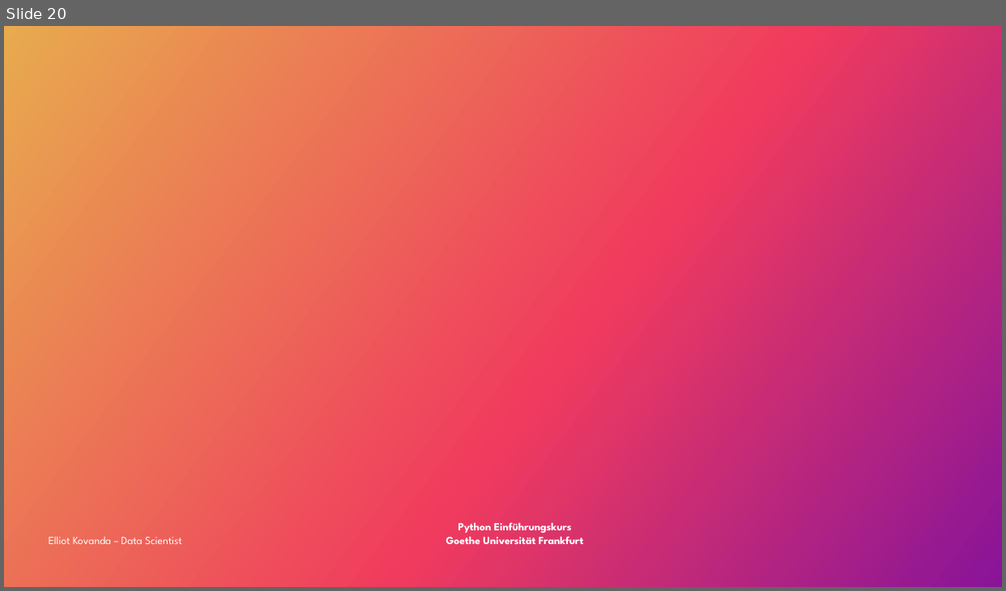
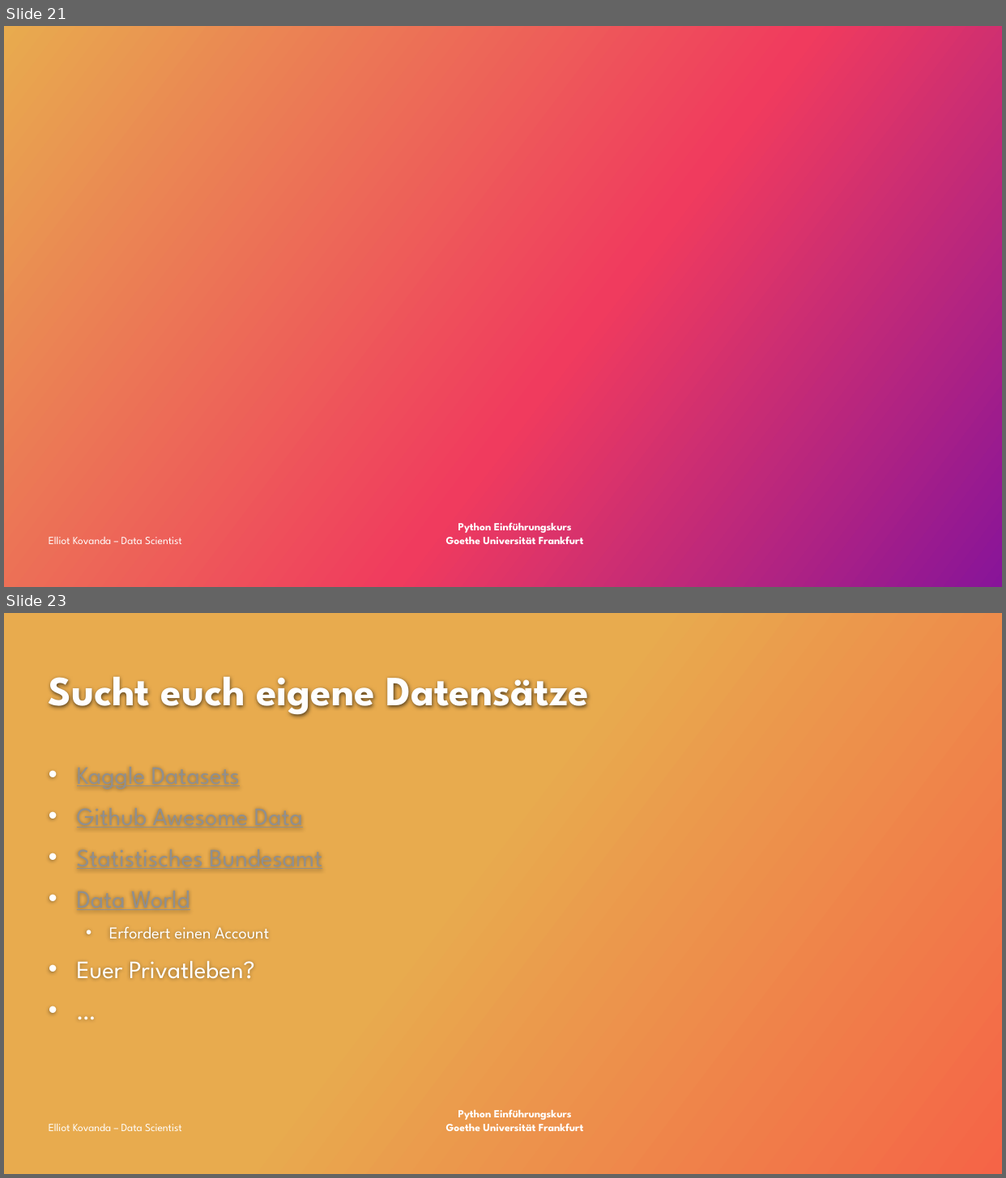
Before and after one commit to ekovanda/python_data_intro, a slide deck: Python_Datenanalyse.pptx. Shown one above the other, each under a label of ours: slide 20 before the commit, slides 21 and 23 after it; the slides between them are not shown. The pictures are 1006x591 and 1006x1178 pixels, drawn with LibreOffice and Linux fonts; fonts in the diff are those of the drawing; background and template pictures are left out. Boxes give left, top, right and bottom in pixels: in the first picture for what was removed or moved away, otherwise in the second. Text is boxed around its words. In the diff, an @@ line names an element or a change of style, - is before the commit and + after.

```diff
--- a/Python_Datenanalyse.pptx
+++ b/Python_Datenanalyse.pptx
@@ slide 23 added at (4,613,1002,1174), background gradient #E8AB4E to #F56447; not listed: 1 template element that a slide beside it also shows @@
@@ title added at (49,676,589,717), 40 pt, text #FEFEFE, bold @@
+Sucht euch eigene Datensätze
@@ text added at (77,767,322,979), 24 pt, text #8F8F8F, underline @@
+• Kaggle Datasets
+• Github Awesome Data
+• Statistisches Bundesamt
+• Data World
+  • Erfordert einen Account
+• Euer Privatleben?
+• …
@@ text added at (49,1124,182,1131), 10.5 pt, text #FFFFFF @@
+Elliot Kovanda – Data Scientist
@@ what was slide 20 is now slide 21 @@
```
Also in this commit, not shown: 5 slides changed, 7 other slides added, 7 other files.
